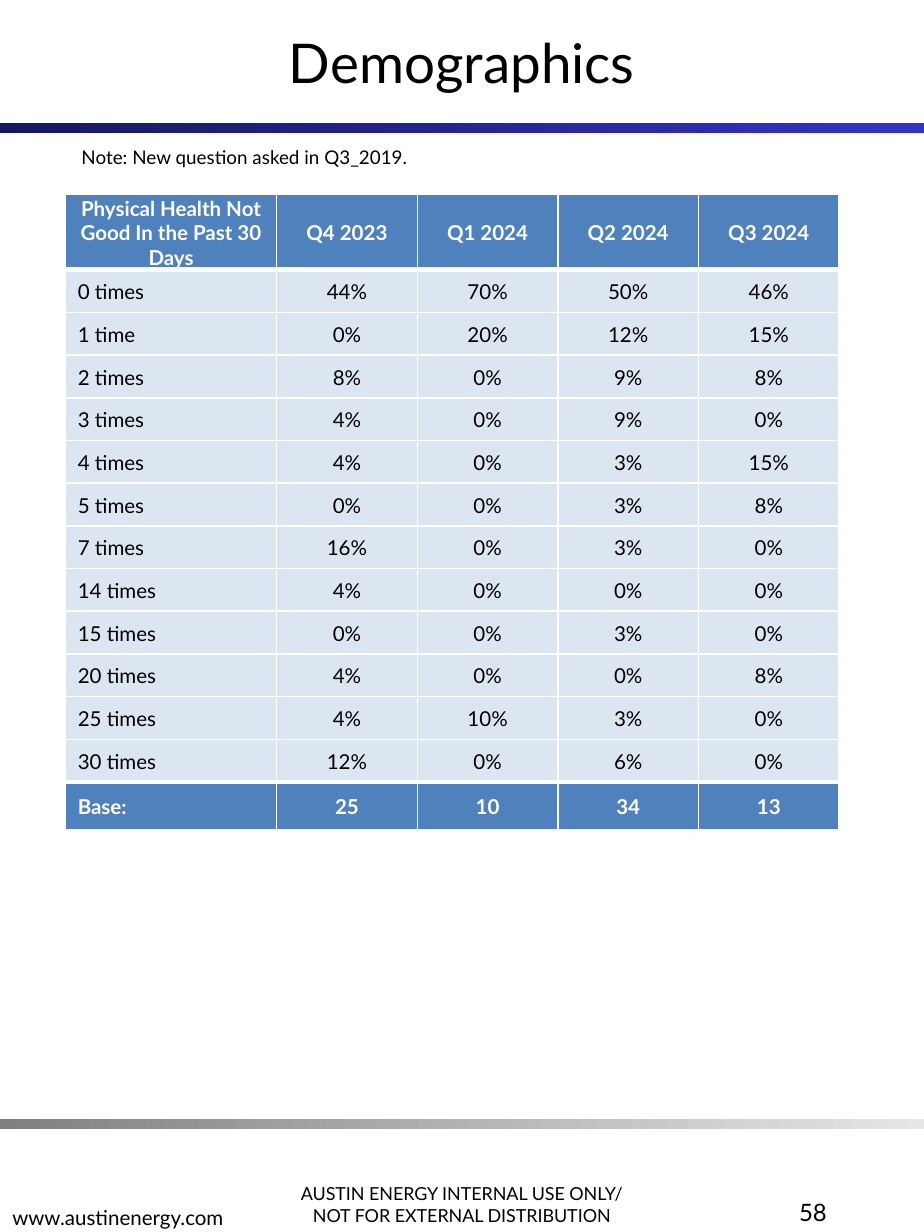
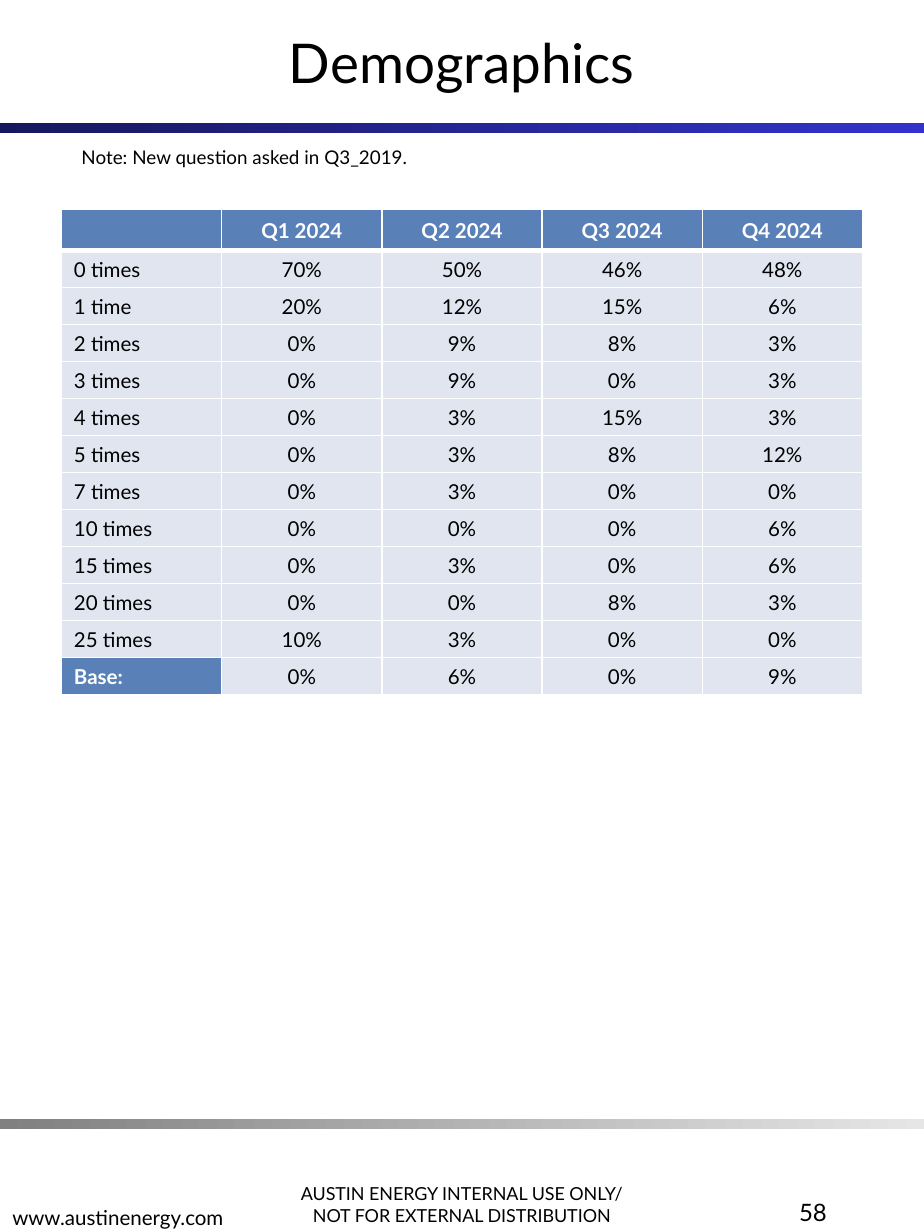
Before and after one commit to jellohead/AE_LIW_automation, a slide deck: slide 58 of src/AE_LIW_automation/output/AE_LIW_updated.pptx. Drawn at 924x1232 pixels with LibreOffice and Linux fonts; fonts in the diff are those of the drawing; background and template pictures are left out. Boxes give left, top, right and bottom in pixels: in the first picture for what was removed or moved away, otherwise in the second. Text is boxed around its words. In the diff, an @@ line names an element or a change of style, - is before the commit and + after.

Commit message:
slide_58.py WIP. Base row not updating correctly. Possibly not adding enough rows to fit entire dataframe
Took 2 hours 10 minutes

```diff
--- a/src/AE_LIW_automation/output/AE_LIW_updated.pptx
+++ b/src/AE_LIW_automation/output/AE_LIW_updated.pptx
@@ table at box(62, 209, 862, 688) @@
-row 1: Physical Health Not Good In the Past 30 Days | Q4 2023 | Q1 2024 | Q2 2024 | Q3 2024
-row 2: 0 times | 44% | 70% | 50% | 46%
-row 3: 1 time | 0% | 20% | 12% | 15%
-row 4: 2 times | 8% | 0% | 9% | 8%
-row 5: 3 times | 4% | 0% | 9% | 0%
-row 6: 4 times | 4% | 0% | 3% | 15%
-row 7: 5 times | 0% | 0% | 3% | 8%
-row 8: 7 times | 16% | 0% | 3% | 0%
-row 9: 14 times | 4% | 0% | 0% | 0%
-row 10: 15 times | 0% | 0% | 3% | 0%
-row 11: 20 times | 4% | 0% | 0% | 8%
-row 12: 25 times | 4% | 10% | 3% | 0%
-row 13: 30 times | 12% | 0% | 6% | 0%
-row 14: Base: | 25 | 10 | 34 | 13
+row 1:  | Q1 2024 | Q2 2024 | Q3 2024 | Q4 2024
+row 2: 0 times | 70% | 50% | 46% | 48%
+row 3: 1 time | 20% | 12% | 15% | 6%
+row 4: 2 times | 0% | 9% | 8% | 3%
+row 5: 3 times | 0% | 9% | 0% | 3%
+row 6: 4 times | 0% | 3% | 15% | 3%
+row 7: 5 times | 0% | 3% | 8% | 12%
+row 8: 7 times | 0% | 3% | 0% | 0%
+row 9: 10 times | 0% | 0% | 0% | 6%
+row 10: 15 times | 0% | 3% | 0% | 6%
+row 11: 20 times | 0% | 0% | 8% | 3%
+row 12: 25 times | 10% | 3% | 0% | 0%
+row 13: Base: | 0% | 6% | 0% | 9%
@@ table: place and size @@
-table at box(65, 195, 838, 830)
+table at box(62, 209, 862, 688)
```
Also in this commit, not shown: 5 other files.
